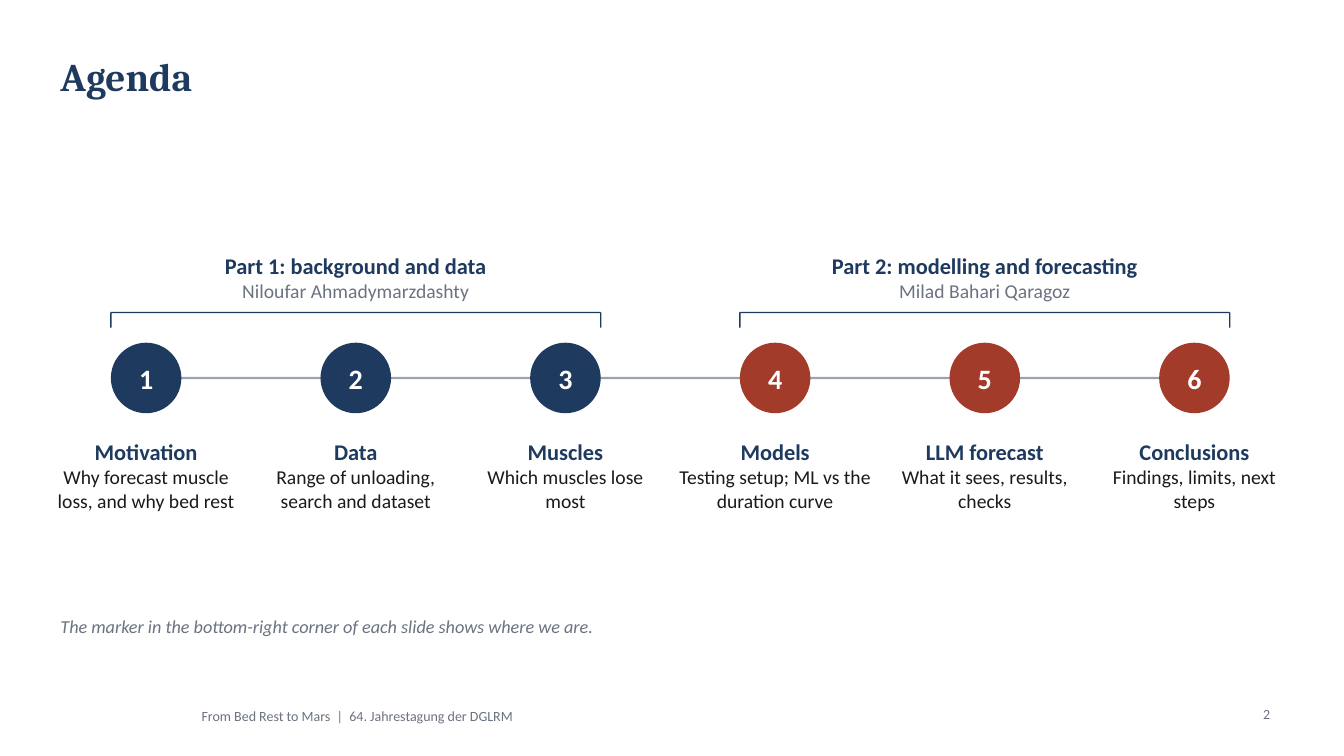
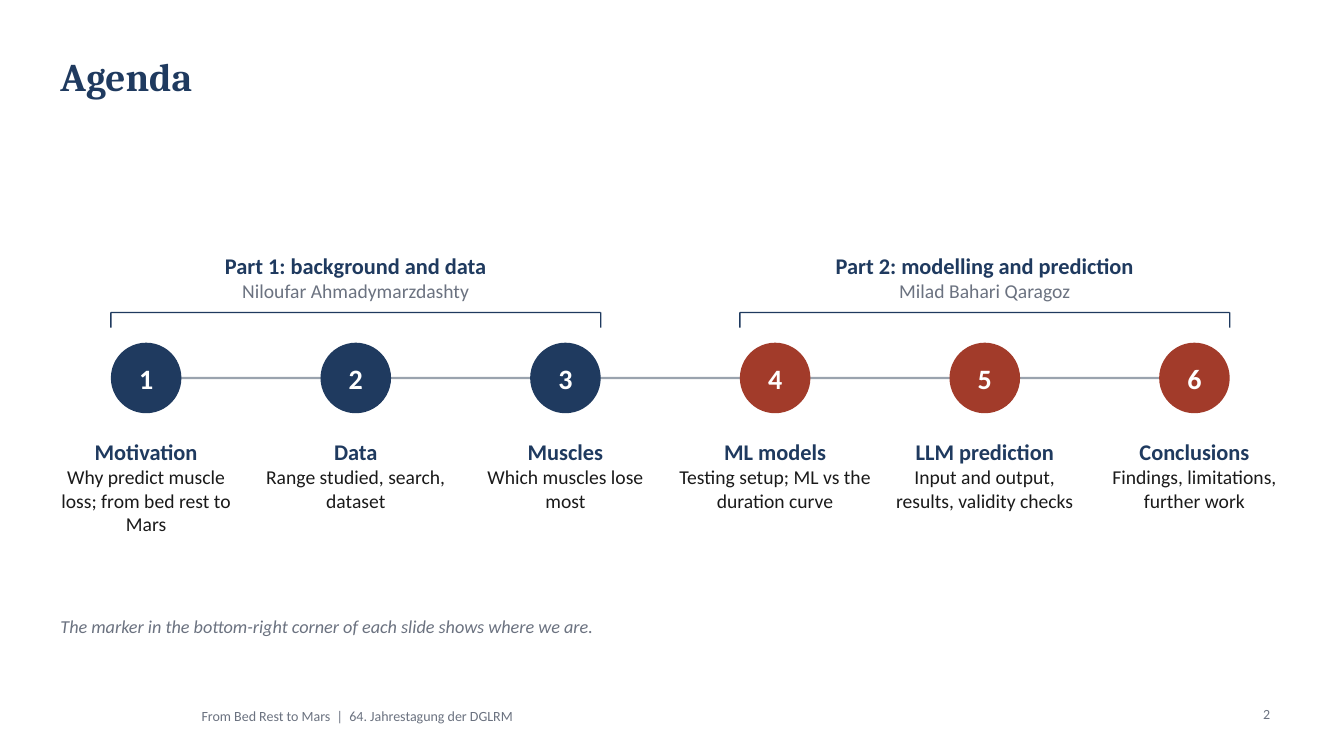
Before and after one commit to MiladBahariQaragoz/BedrestToMars, a slide deck: slide 2 of presentation/bed-rest-to-mars-talk.pptx. Drawn at 1344x756 pixels with LibreOffice and Linux fonts; fonts in the diff are those of the drawing; background and template pictures are left out. Boxes give left, top, right and bottom in pixels: in the first picture for what was removed or moved away, otherwise in the second. Text is boxed around its words. In the diff, an @@ line names an element or a change of style, - is before the commit and + after.

```diff
--- a/presentation/bed-rest-to-mars-talk.pptx
+++ b/presentation/bed-rest-to-mars-talk.pptx
@@ text at box(836, 258, 1134, 278): text changed @@
-Part 2: modelling and forecasting
+Part 2: modelling and prediction
@@ text at box(724, 444, 826, 460): text changed @@
-Models
+ML models
@@ text at box(896, 444, 1073, 511): text changed @@
-LLM forecast
-What it sees, results, checks
+LLM prediction
+Input and output, results, validity checks
@@ text at box(61, 470, 231, 531): text changed @@
-Why forecast muscle loss, and why bed rest
+Why predict muscle loss; from bed rest to Mars
@@ text at box(266, 470, 445, 508): text changed @@
-Range of unloading, search and dataset
+Range studied, search, dataset
@@ text at box(1112, 470, 1276, 508): text changed @@
-Findings, limits, next steps
+Findings, limitations, further work
```
Also in this commit, not shown: 8 other slides changed, 2 other files.
